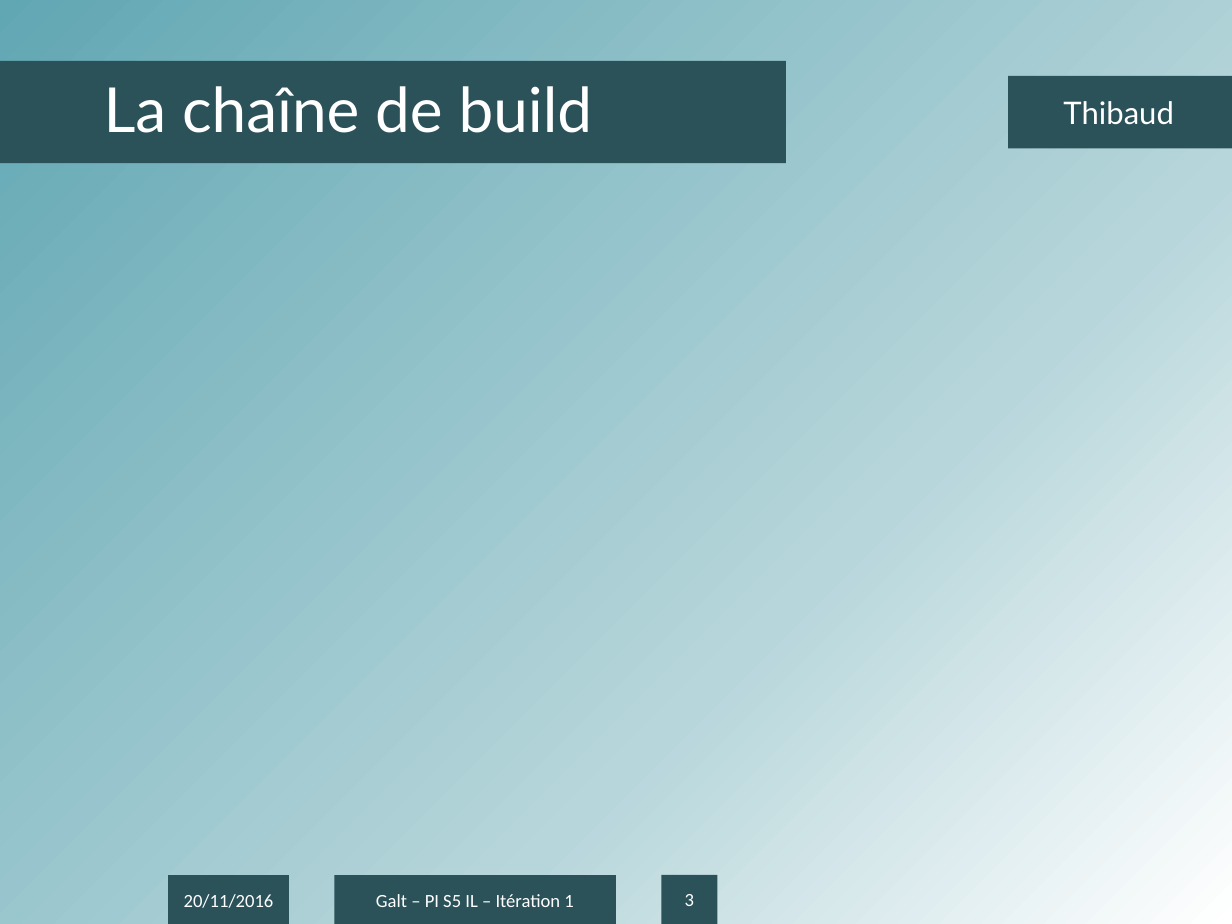
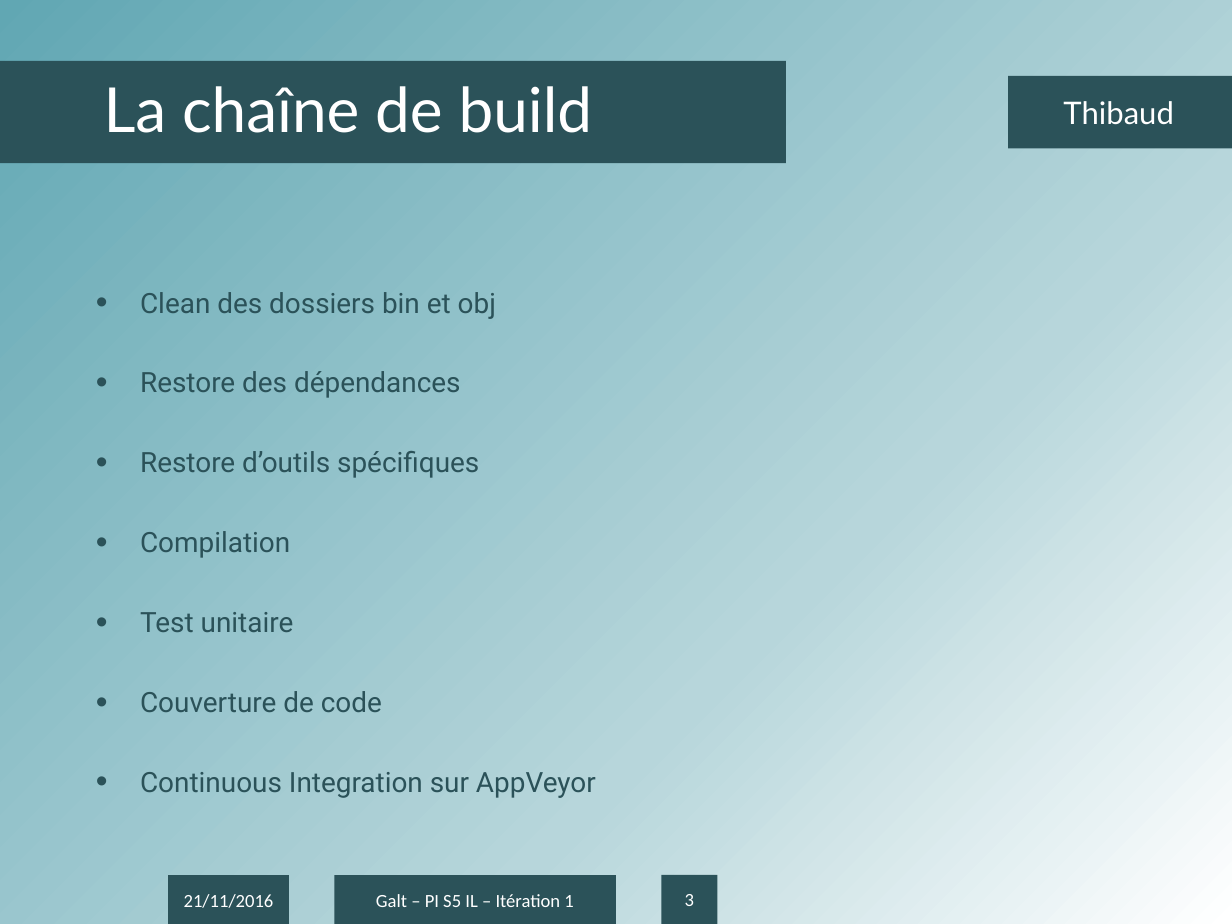
Before and after one commit to antonin-charrier/Project-Galt, a slide deck: slide 3 of Itérations/Présentation IT1.pptx. Drawn at 1232x924 pixels with LibreOffice and Linux fonts; fonts in the diff are those of the drawing; background and template pictures are left out. Boxes give left, top, right and bottom in pixels: in the first picture for what was removed or moved away, otherwise in the second. Text is boxed around its words. In the diff, an @@ line names an element or a change of style, - is before the commit and + after.

Commit message:
Add chain build part on Présentation IT1.pptx

```diff
--- a/Itérations/Présentation IT1.pptx
+++ b/Itérations/Présentation IT1.pptx
@@ text added at [140,292,596,798], 18 pt, text #2B5259 @@
+• Clean des dossiers bin et obj
+• Restore des dépendances
+• Restore d’outils spécifiques
+• Compilation
+• Test unitaire
+• Couverture de code
+• Continuous Integration sur AppVeyor
@@ text in rectangle at [184,894,274,908]: text changed @@
-20/11/2016
+21/11/2016
```
Also in this commit, not shown: 5 other slides changed.
